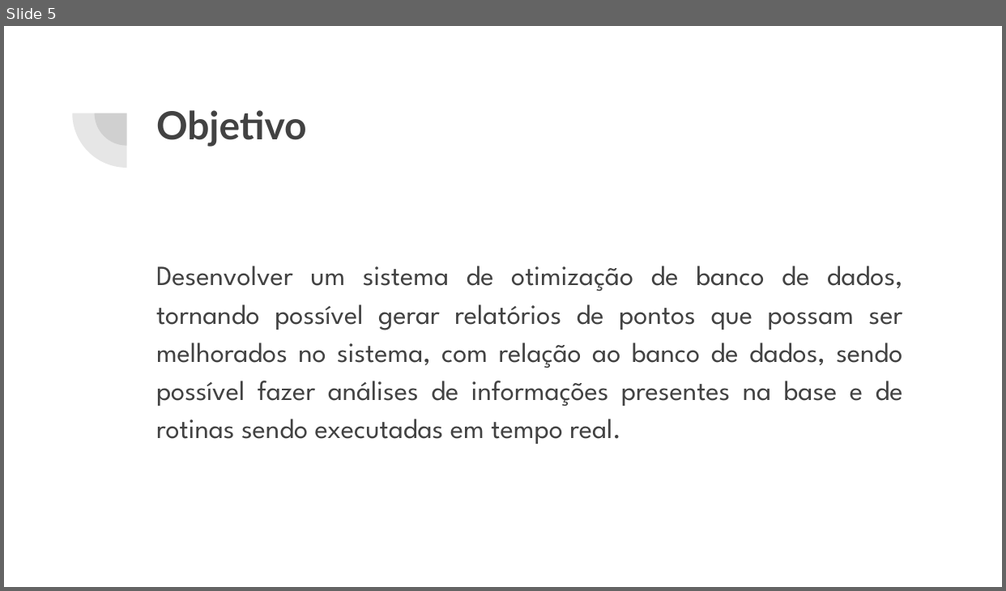
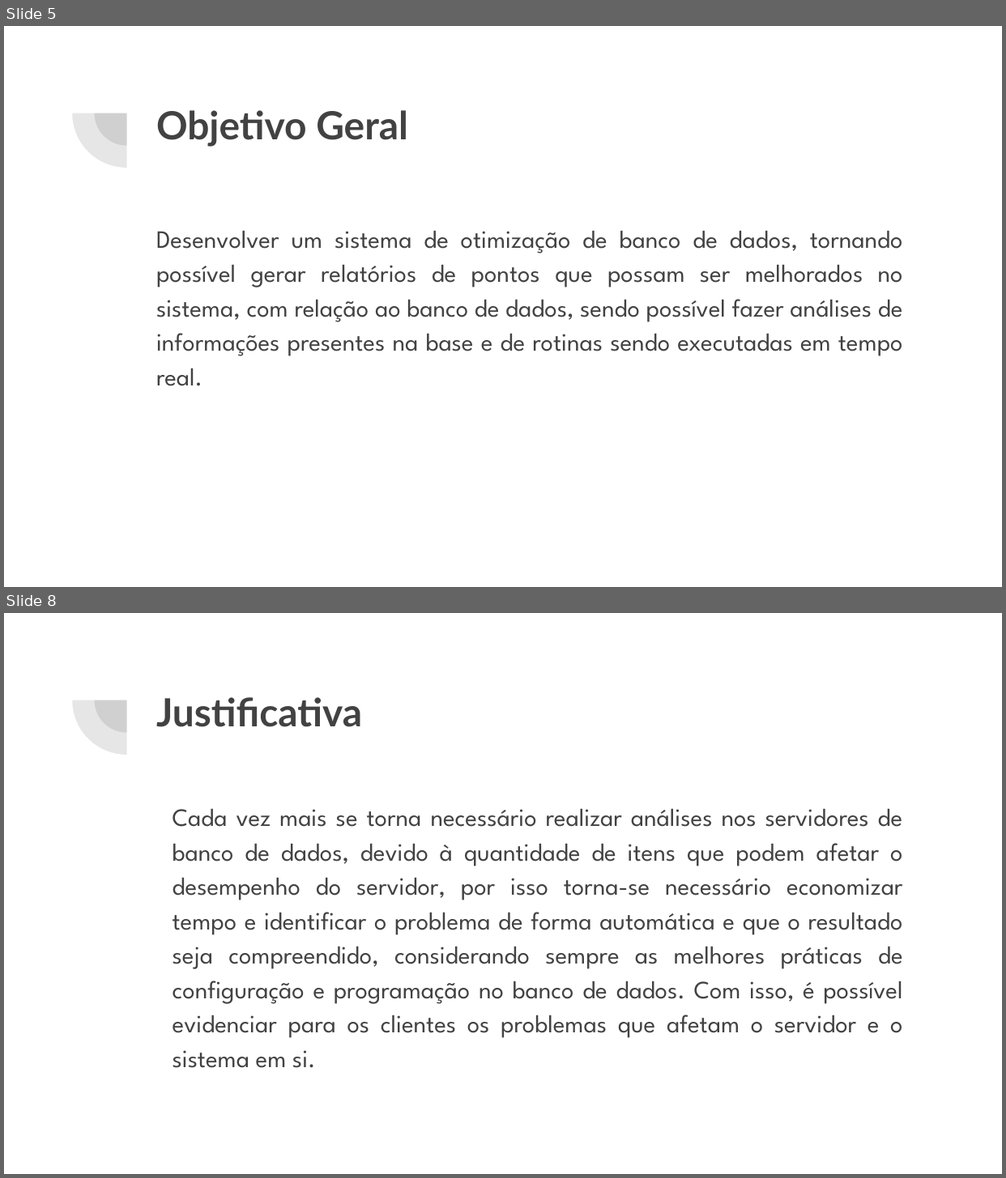
Before and after one commit to adrianhideki/sindex, a slide deck: docs/Apresentação TCC.pptx. Shown one above the other, each under a label of ours: slide 5 before the commit, slides 5 and 8 after it; the slides between them are not shown. The pictures are 1006x591 and 1006x1178 pixels, drawn with LibreOffice and Linux fonts; fonts in the diff are those of the drawing. Boxes give left, top, right and bottom in pixels: in the first picture for what was removed or moved away, otherwise in the second. Text is boxed around its words. In the diff, an @@ line names an element or a change of style, - is before the commit and + after.

```diff
--- a/docs/Apresentação TCC.pptx
+++ b/docs/Apresentação TCC.pptx
@@ slide 8 added at <box>4,613,1002,1174</box>, background #FFFFFF; not listed: 2 template elements that a slide beside it also shows @@
@@ title added at <box>156,697,362,727</box>, 28 pt, text #424242, bold @@
+Justificativa
@@ text added at <box>172,809,903,1068</box>, 18 pt, text #424242 @@
+Cada vez mais se torna necessário realizar análises nos servidores de banco de dados, devido à quantidade de itens que podem afetar o desempenho do servidor, por isso torna-se necessário economizar tempo e identificar o problema de forma automática e que o resultado seja compreendido, considerando sempre as melhores práticas de configuração e programação no banco de dados. Com isso, é possível evidenciar para os clientes os problemas que afetam o servidor e o sistema em si.
@@ slide 5 changed as well @@
@@ title at <box>156,110,408,147</box>: text changed @@
-Objetivo
+Objetivo Geral
@@ text "Desenvolver um sistema de otimização ...": place and size @@
-text "Desenvolver um sistema de otimização ..." at <box>156,266,903,444</box>
+text "Desenvolver um sistema de otimização ..." at <box>156,231,903,386</box>
@@ text "Desenvolver um sistema de otimização ..." at <box>156,231,903,386</box>: size 20 to 18 pt @@
```
Also in this commit, not shown: 4 other slides changed, 7 other slides added, 1 other file.
